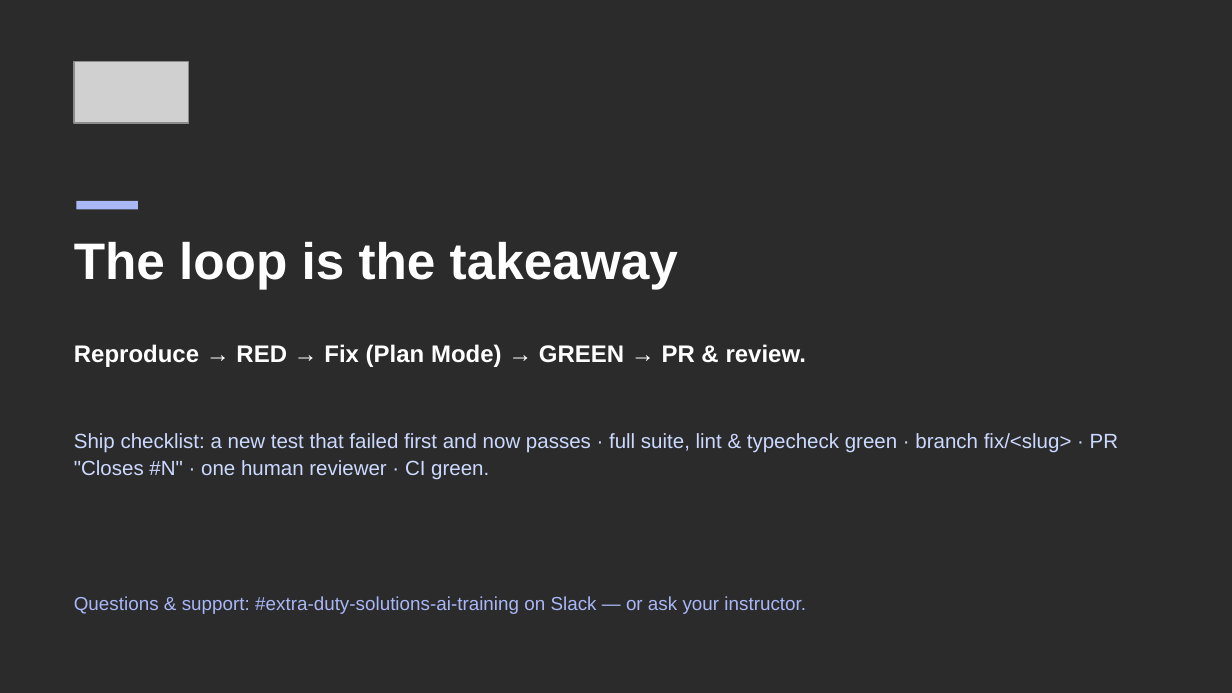
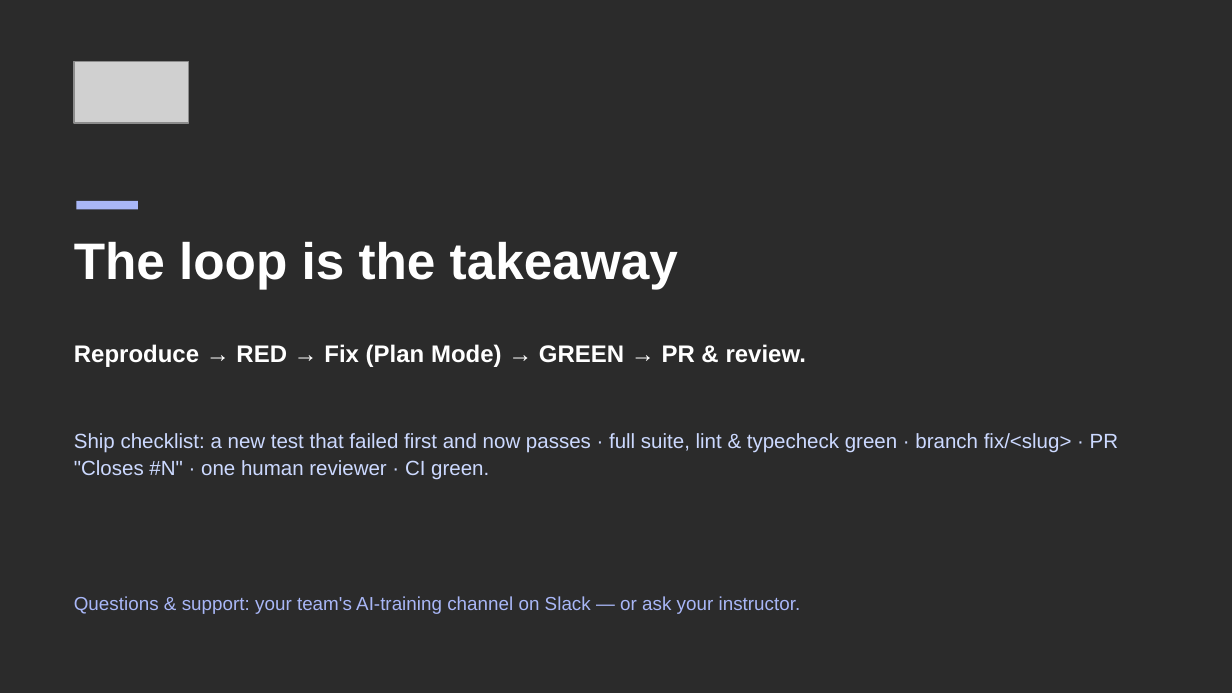
Before and after one commit to mike-tajmajer-fullstacklabs/fsl-taskboard-lab, a slide deck: slide 25 of docs/instructor/lab-1b-bugfix-test-driven.pptx. Drawn at 1232x693 pixels with LibreOffice and Linux fonts; fonts in the diff are those of the drawing; grey boxes stand for pictures; background and template pictures are left out; a plain dark background stands for a picture behind light text. Boxes give left, top, right and bottom in pixels: in the first picture for what was removed or moved away, otherwise in the second. Text is boxed around its words. In the diff, an @@ line names an element or a change of style, - is before the commit and + after.

```diff
--- a/docs/instructor/lab-1b-bugfix-test-driven.pptx
+++ b/docs/instructor/lab-1b-bugfix-test-driven.pptx
@@ text at [74,596,801,614]: text changed @@
-Questions & support: #extra-duty-solutions-ai-training on Slack — or ask your instructor.
+Questions & support: your team's AI-training channel on Slack — or ask your instructor.
```
Also in this commit, not shown: 1 other slide changed, 2 other files.
